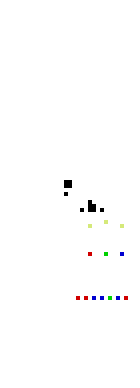
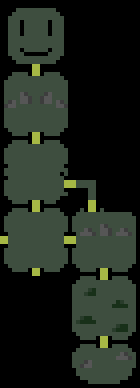
Comparing the layer stacks of the two 140 × 388 images. Changes:
hid "additional", painted on it over <box>12,88,128,300</box>
showed "level" over <box>0,0,140,388</box>
